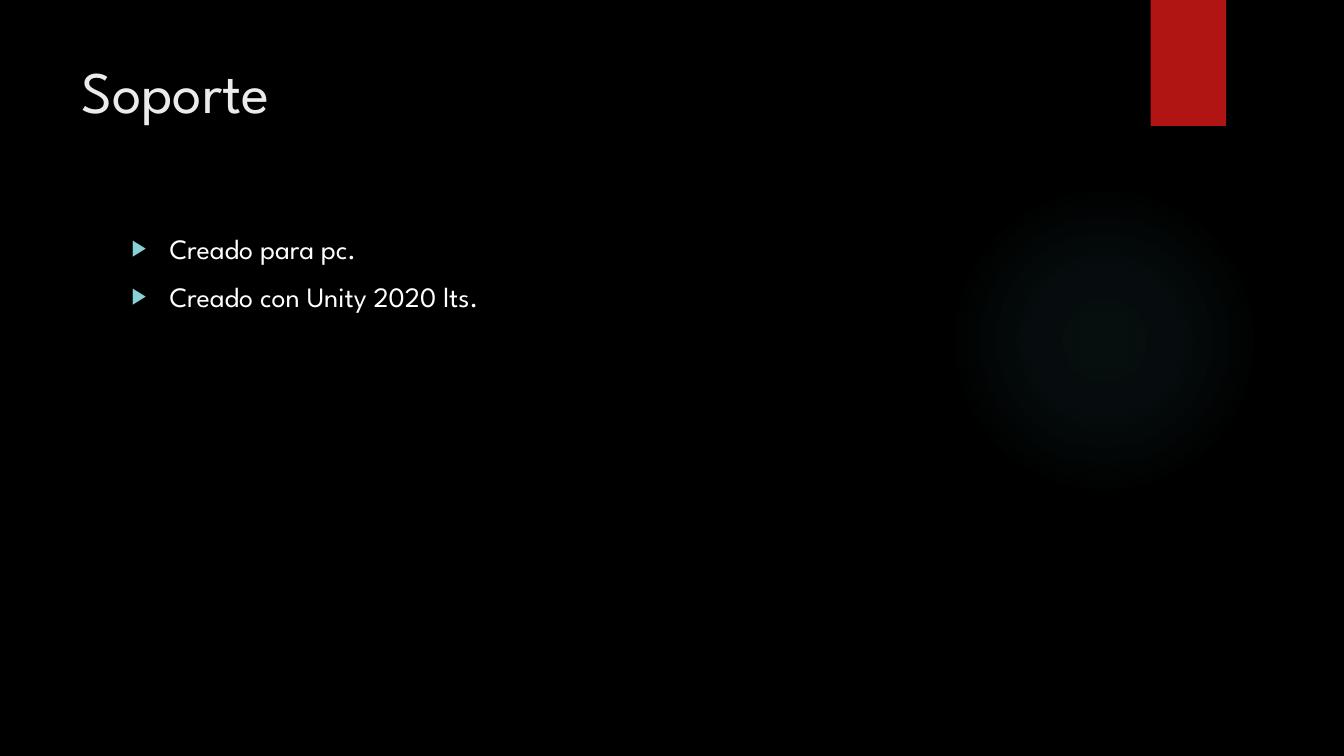
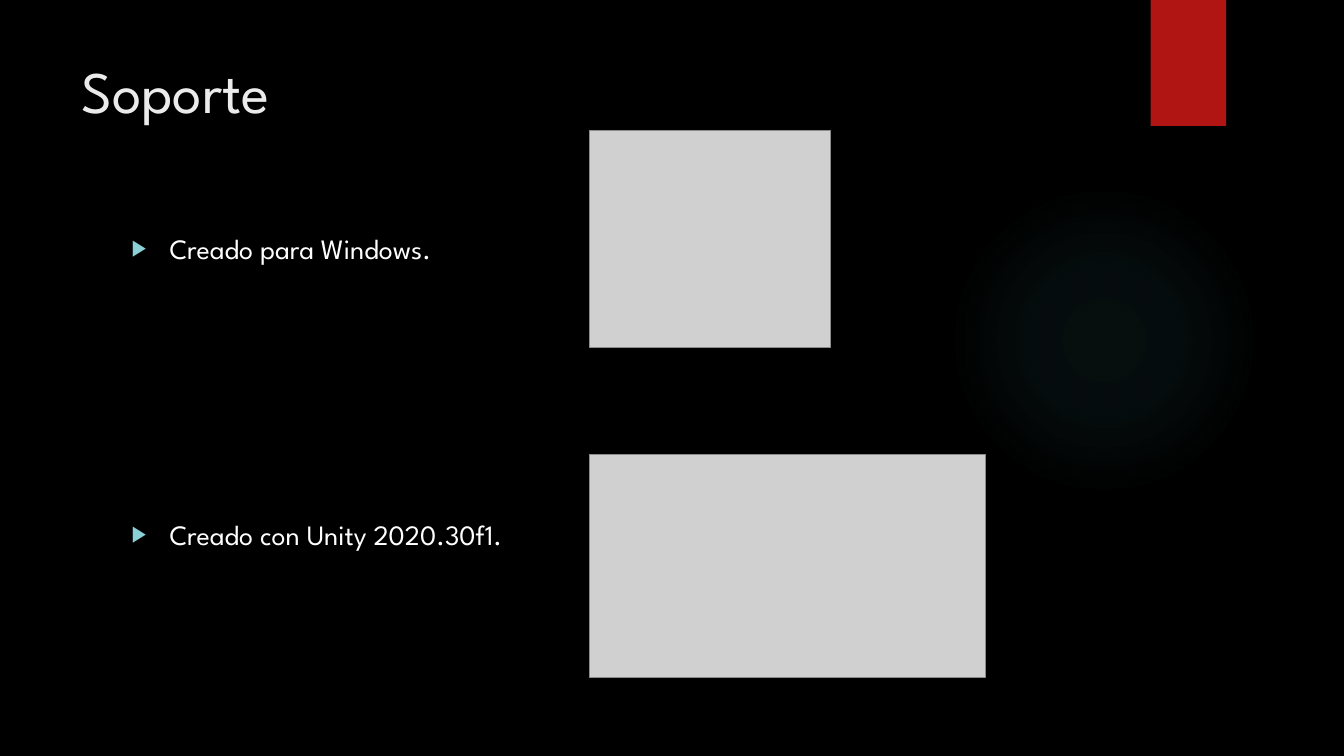
Before and after one commit to CristopherNicolas/Animales-Trabajo, a slide deck: slide 4 of Game design document farmGochi.pptx. Drawn at 1344x756 pixels with LibreOffice and Linux fonts; fonts in the diff are those of the drawing; grey boxes stand for pictures; background and template pictures are left out. Boxes give left, top, right and bottom in pixels: in the first picture for what was removed or moved away, otherwise in the second. Text is boxed around its words. In the diff, an @@ line names an element or a change of style, - is before the commit and + after.

```diff
--- a/Game design document farmGochi.pptx
+++ b/Game design document farmGochi.pptx
@@ picture added at (x1=590, y1=131, x2=831, y2=348) @@
@@ text at (x1=170, y1=239, x2=502, y2=551): text changed @@
-▶ Creado para pc.
-▶ Creado con Unity 2020 lts.
+▶ Creado para Windows.
+▶ Creado con Unity 2020.30f1.
@@ picture added at (x1=590, y1=455, x2=986, y2=678) @@
```
Also in this commit, not shown: 5 other slides changed, 17 other files.
